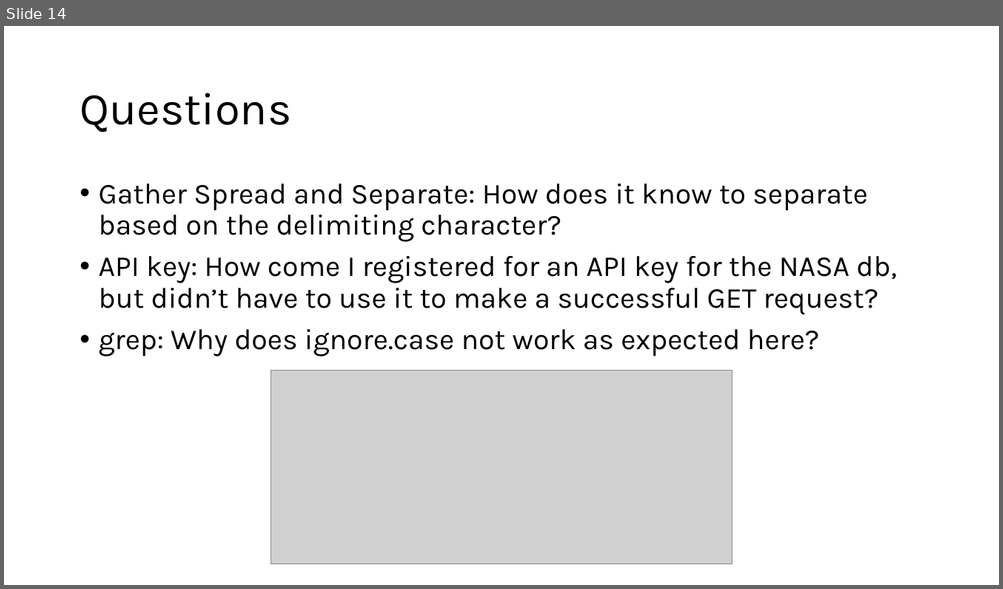
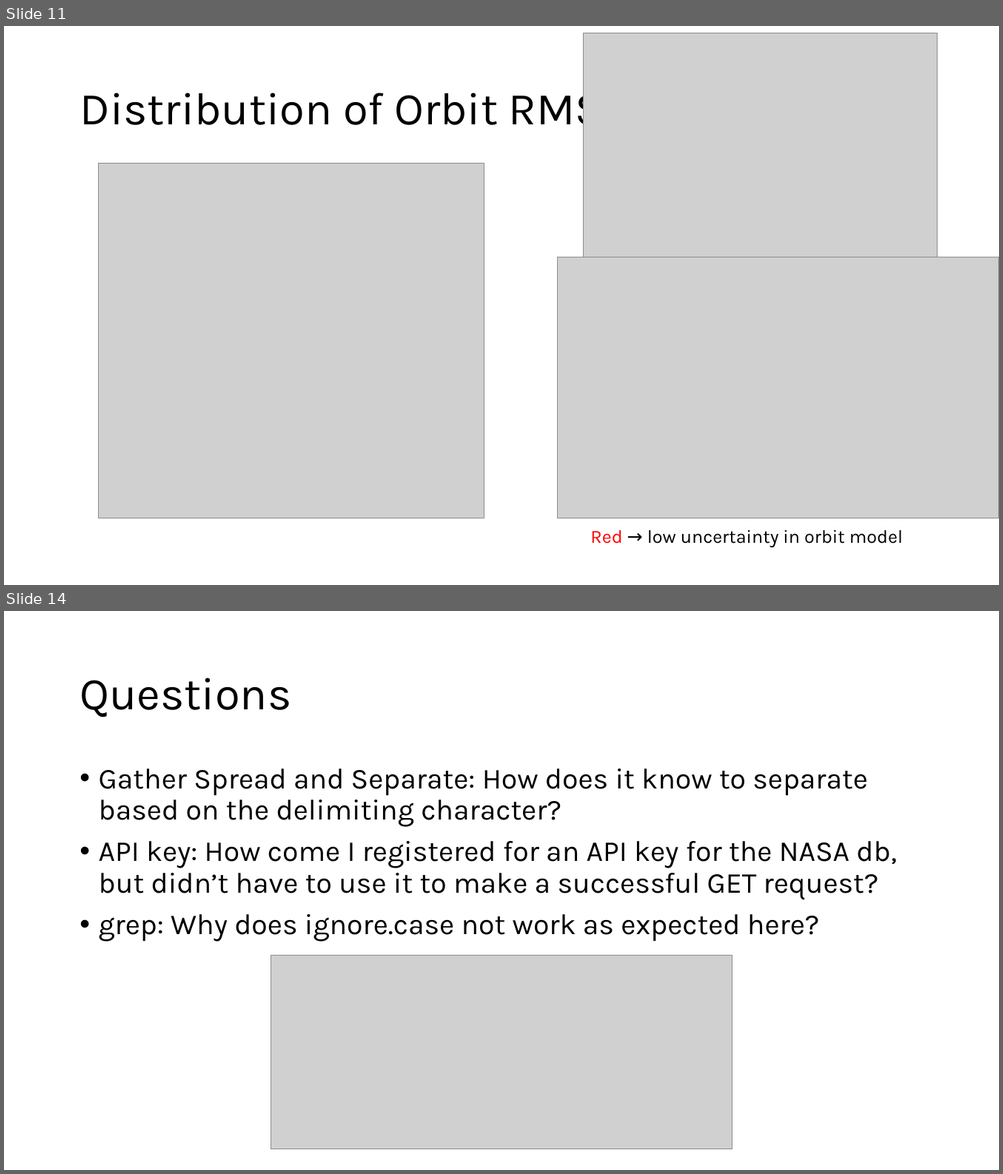
Before and after one commit to Iwestlauer/doing_data_science, a slide deck: Unit 4 Tidyverse/Isabella_Westlauer_FLS_Unit4.pptx. Shown one above the other, each under a label of ours: slide 14 before the commit, slides 11 and 14 after it; the slides between them are not shown. The pictures are 1003x589 and 1003x1174 pixels, drawn with LibreOffice and Linux fonts; fonts in the diff are those of the drawing; grey boxes stand for pictures. Boxes give left, top, right and bottom in pixels: in the first picture for what was removed or moved away, otherwise in the second. Text is boxed around its words. In the diff, an @@ line names an element or a change of style, - is before the commit and + after.

```diff
--- a/Unit 4 Tidyverse/Isabella_Westlauer_FLS_Unit4.pptx
+++ b/Unit 4 Tidyverse/Isabella_Westlauer_FLS_Unit4.pptx
@@ slide 11 added at <box>4,26,999,585</box>, background #FFFFFF @@
@@ picture added at <box>583,33,936,257</box> @@
@@ text added at <box>79,84,603,136</box>, 44 pt, text #000000 @@
+Distribution of Orbit RMS
@@ picture added at <box>98,164,484,518</box> @@
@@ picture added at <box>557,258,999,518</box> @@
@@ text added at <box>590,530,902,548</box>, 18 pt, text #000000 @@
+Red → low uncertainty in orbit model
```
Also in this commit, not shown: 1 slide changed, 1 other slide added, 2 slides removed, 1 other file.
